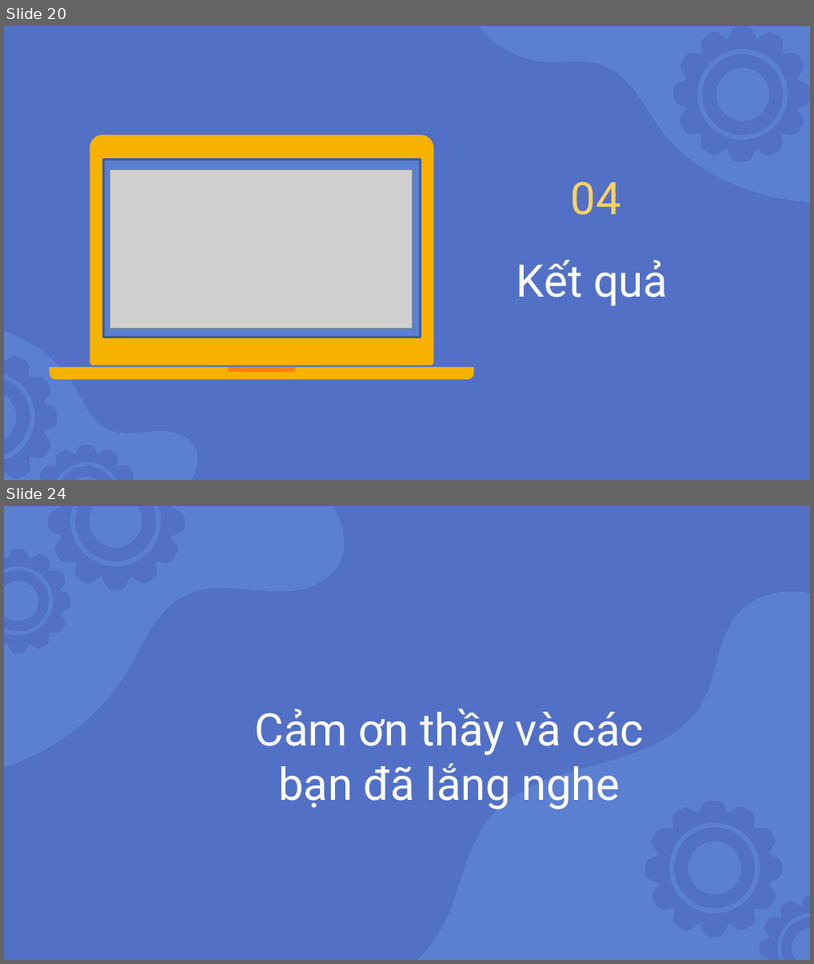
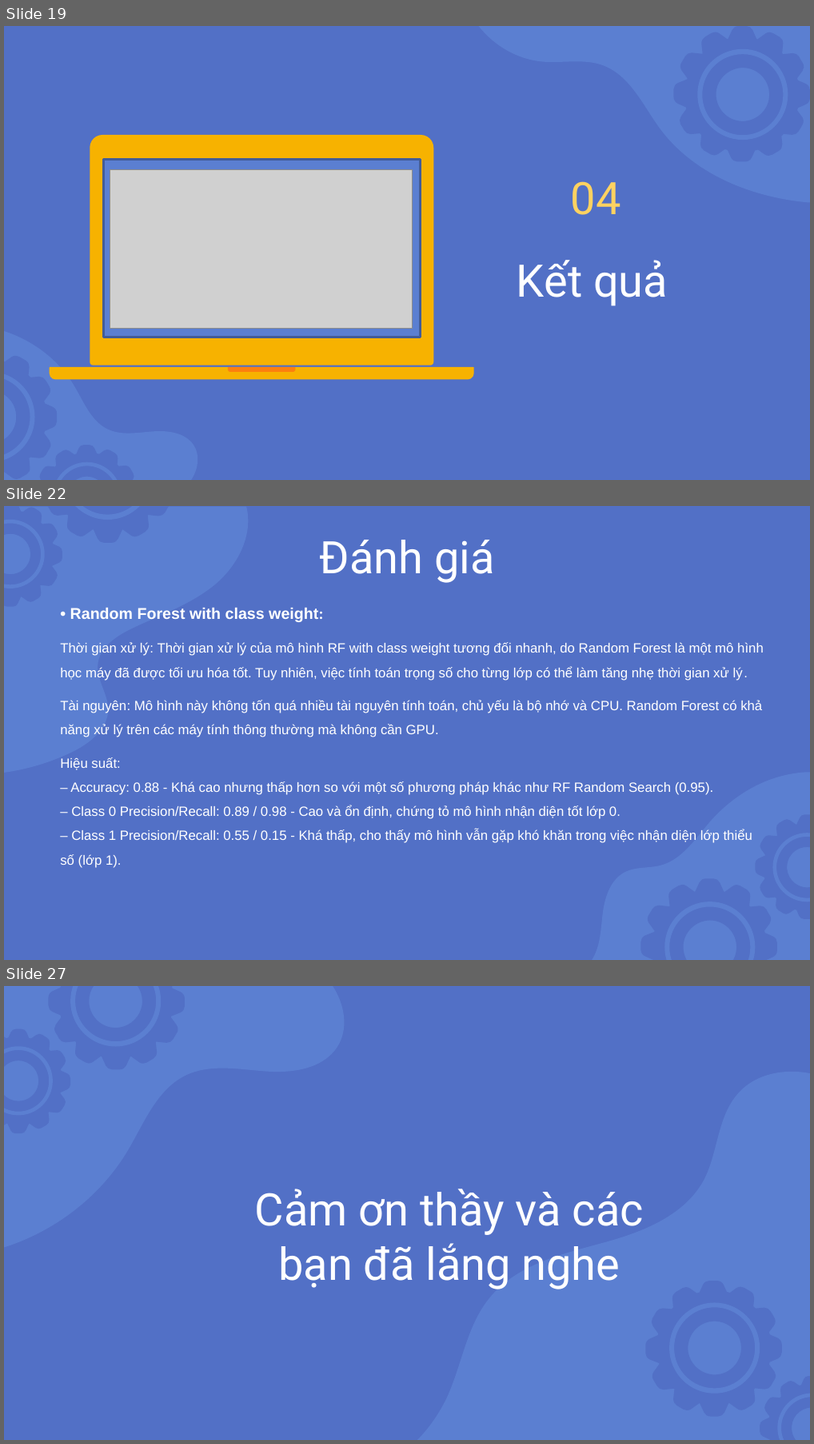
Before and after one commit to nnson0511/ARonML-DM, a slide deck: Slide.pptx. Shown one above the other, each under a label of ours: slides 20 and 24 before the commit, slides 19, 22 and 27 after it; the slides between them are not shown. The pictures are 814x964 and 814x1444 pixels, drawn with LibreOffice and Linux fonts; fonts in the diff are those of the drawing; grey boxes stand for pictures. Boxes give left, top, right and bottom in pixels: in the first picture for what was removed or moved away, otherwise in the second. Text is boxed around its words. In the diff, an @@ line names an element or a change of style, - is before the commit and + after.

```diff
--- a/Slide.pptx
+++ b/Slide.pptx
@@ slide 22 added at [4,506,810,960], background #5270C6 @@
@@ freeform shape added at [4,507,254,773], fill #5B7FD1 @@
@@ group added at [4,506,177,606]: 4 freeform shapes @@
@@ title added at [320,540,494,583], 40 pt, text #FFFFFF @@
+Đánh giá
@@ text added at [60,608,764,868], 12 pt, text #FFFFFF @@
+• Random Forest with class weight:
+Thời gian xử lý: Thời gian xử lý của mô hình RF with class weight tương đối nhanh, do Random Forest là một mô hình học máy đã được tối ưu hóa tốt. Tuy nhiên, việc tính toán trọng số cho từng lớp có thể làm tăng nhẹ thời gian xử lý.
+Tài nguyên: Mô hình này không tốn quá nhiều tài nguyên tính toán, chủ yếu là bộ nhớ và CPU. Random Forest có khả năng xử lý trên các máy tính thông thường mà không cần GPU.
+Hiệu suất:
+– Accuracy: 0.88 - Khá cao nhưng thấp hơn so với một số phương pháp khác như RF Random Search (0.95).
+– Class 0 Precision/Recall: 0.89 / 0.98 - Cao và ổn định, chứng tỏ mô hình nhận diện tốt lớp 0.
+– Class 1 Precision/Recall: 0.55 / 0.15 - Khá thấp, cho thấy mô hình vẫn gặp khó khăn trong việc nhận diện lớp thiểu số (lớp 1).
@@ freeform shape added at [592,772,810,960], fill #5B7FD1 @@
@@ group added at [641,814,810,960]: 4 freeform shapes @@
@@ what was slide 20 is now slide 19 @@
@@ what was slide 24 is now slide 27 @@
```
Also in this commit, not shown: 3 slides changed, 6 other slides added, 4 slides removed.
